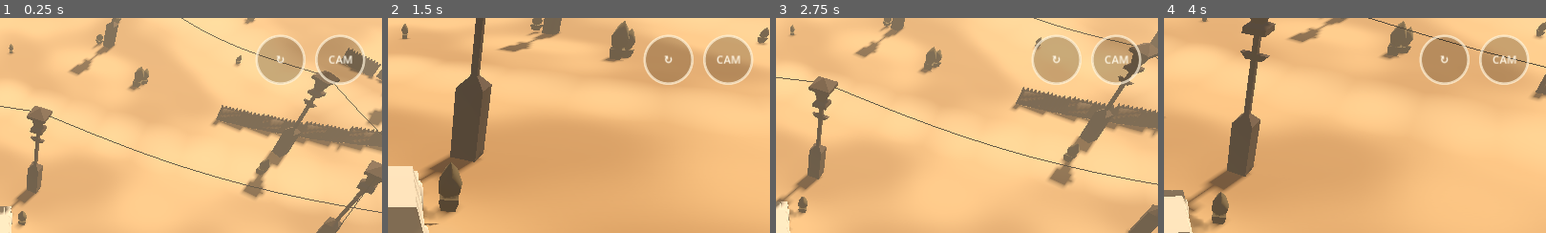
Above: before the commit, frames 1-4 (left to right).
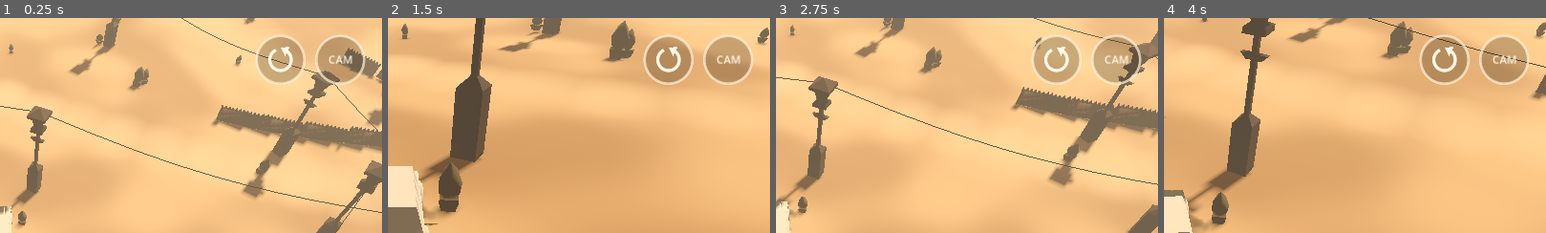
Above: after the commit, the same moments.

Repository: baumgartner-games/vr
Game: Godot game, scene res://main.tscn
The game is run twice, just before and just after one commit, with the same random seed, the same clock (stepped at 60 frames per second) and the same inputs.
Inputs (mouse positions are % of the whole screen's width and height, from its top left):
- Up to frame 1 (0.25 s): no input
- Up to frame 2 (1.5 s): move the mouse to (72, 45) at 0.52 s; hold D (right) 0.53-1.25 s; tap C (camera) at 0.6 s; click (72, 45) at 0.67 s; drag from (30, 55) to (45, 70) at 1.27 s
- Up to frame 3 (2.75 s): move the mouse to (60, 28) at 2.02 s; hold D (right) from 2.03 s (still down); tap C (camera) at 2.1 s
- Up to frame 4 (4 s): release D (right) at 2.75 s; drag from (45, 70) to (20, 35) at 2.77 s; move the mouse to (80, 65) at 3.52 s; hold A (left) from 3.53 s (still down); tap C (camera) at 3.6 s
The pictures show only the part of the screen within x 50-100%, y 0-50%; the shares and areas given below are measured in that part.

The runs differ from the first frame. In frame 1, 0.3% of the frame differs, in the area x 70-77%, y 13-26%; in frame 2, 0.3%; in frame 3, 0.3%; in frame 4, 0.3%.

Commit message:
Wüstenfahrt als Web-App: Godot-Web-Export unter /vr/godot/desert/, Deploy kopiert ihn hinein, Service Worker lässt godot/ vorbei
Co-Authored-By: Claude Opus 5.5 <noreply@anthropic.com>
Claude-Session: https://claude.ai/code/session_0129wBeibK4QtNvkBk5czm1w

Diff:
--- a/godot/desert/project.godot
+++ b/godot/desert/project.godot
@@ -23,6 +23,7 @@
 
 [rendering]
 
+textures/vram_compression/import_etc2_astc=true
 renderer/rendering_method="gl_compatibility"
 renderer/rendering_method.mobile="gl_compatibility"
 anti_aliasing/quality/msaa_3d=2
--- a/godot/desert/scripts/touch_controls.gd
+++ b/godot/desert/scripts/touch_controls.gd
@@ -36,7 +36,7 @@
 	return [
 		["handbrake", Vector2(size.x - 130 * s, size.y - 140 * s), 78 * s, "DRIFT"],
 		["camera", Vector2(size.x - 70 * s, 70 * s), 40 * s, "CAM"],
-		["reset", Vector2(size.x - 170 * s, 70 * s), 40 * s, "↻"],
+		["reset", Vector2(size.x - 170 * s, 70 * s), 40 * s, ""],
 	]
 
 
@@ -118,6 +118,23 @@
 		var down: bool = _button_fingers.values().has(b[0])
 		draw_circle(b[1], b[2], Color(0.15, 0.1, 0.05, 0.45 if down else 0.25))
 		draw_arc(b[1], b[2], 0, TAU, 40, Color(1, 0.95, 0.85, 0.7), 3.0 * s, true)
+		if b[3] == "":
+			_draw_turn(b[1], b[2] * 0.45, s)
+			continue
 		var fs := int((22 if b[2] > 50 * s else 18) * s)
 		var w := _font.get_string_size(b[3], HORIZONTAL_ALIGNMENT_LEFT, -1, fs).x
 		draw_string(_font, b[1] + Vector2(-w * 0.5, fs * 0.35), b[3], HORIZONTAL_ALIGNMENT_LEFT, -1, fs, Color(1, 0.97, 0.9))
+
+
+## Der Pfeil im Kreis fürs Aufrichten — gezeichnet, denn die Schrift im Browser kennt „↻" nicht.
+func _draw_turn(c: Vector2, r: float, s: float) -> void:
+	var ink := Color(1, 0.97, 0.9)
+	draw_arc(c, r, -PI * 0.35, PI * 1.35, 32, ink, 4.0 * s, true)
+	var tip := c + Vector2(cos(-PI * 0.35), sin(-PI * 0.35)) * r
+	var along := Vector2(-sin(-PI * 0.35), cos(-PI * 0.35))
+	var side := Vector2(cos(-PI * 0.35), sin(-PI * 0.35))
+	draw_colored_polygon(PackedVector2Array([
+		tip - along * 9.0 * s,
+		tip + side * 9.0 * s + along * 4.0 * s,
+		tip - side * 9.0 * s + along * 4.0 * s,
+	]), ink)
Not shown, added: godot/desert/export_presets.cfg
Not shown, added: godot/desert/web/.gdignore
Binary file added: godot/desert/web/index.apple-touch-icon.png
Binary file added: godot/desert/web/index.icon.png
Binary file added: godot/desert/web/index.png
Not shown, changed: .github/workflows/deploy.yml
Not shown, changed: AGENTS.md
Not shown, changed: docs/agents/deployment.md
Not shown, changed: godot/desert/README.md
Not shown, added: godot/desert/web/index.audio.worklet.js
Not shown, added: godot/desert/web/index.html
Not shown, added: godot/desert/web/index.js
(and 6 more such lines)
